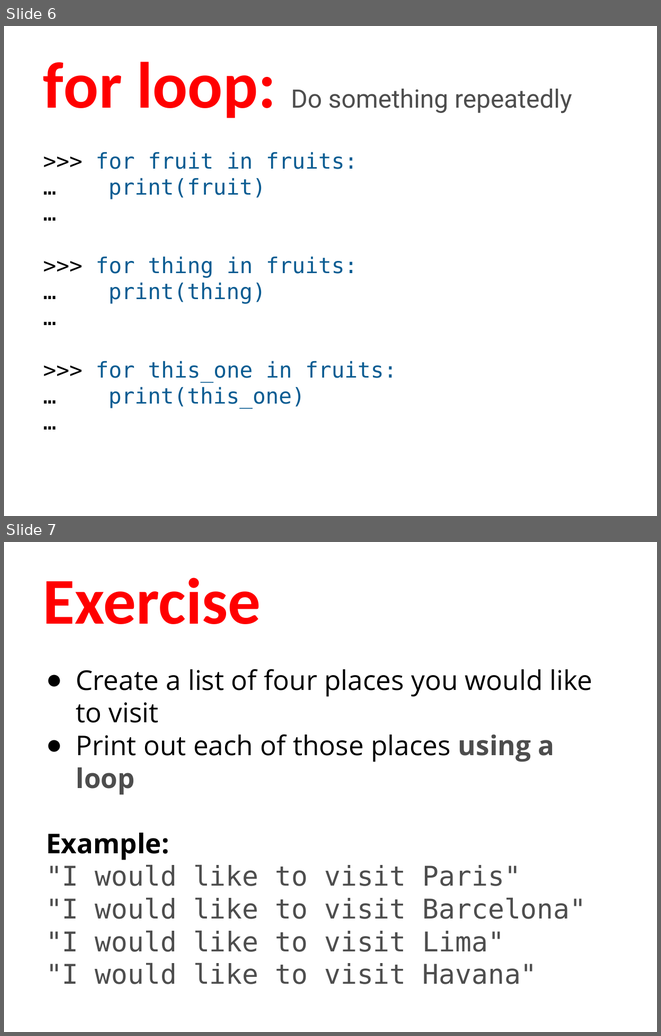
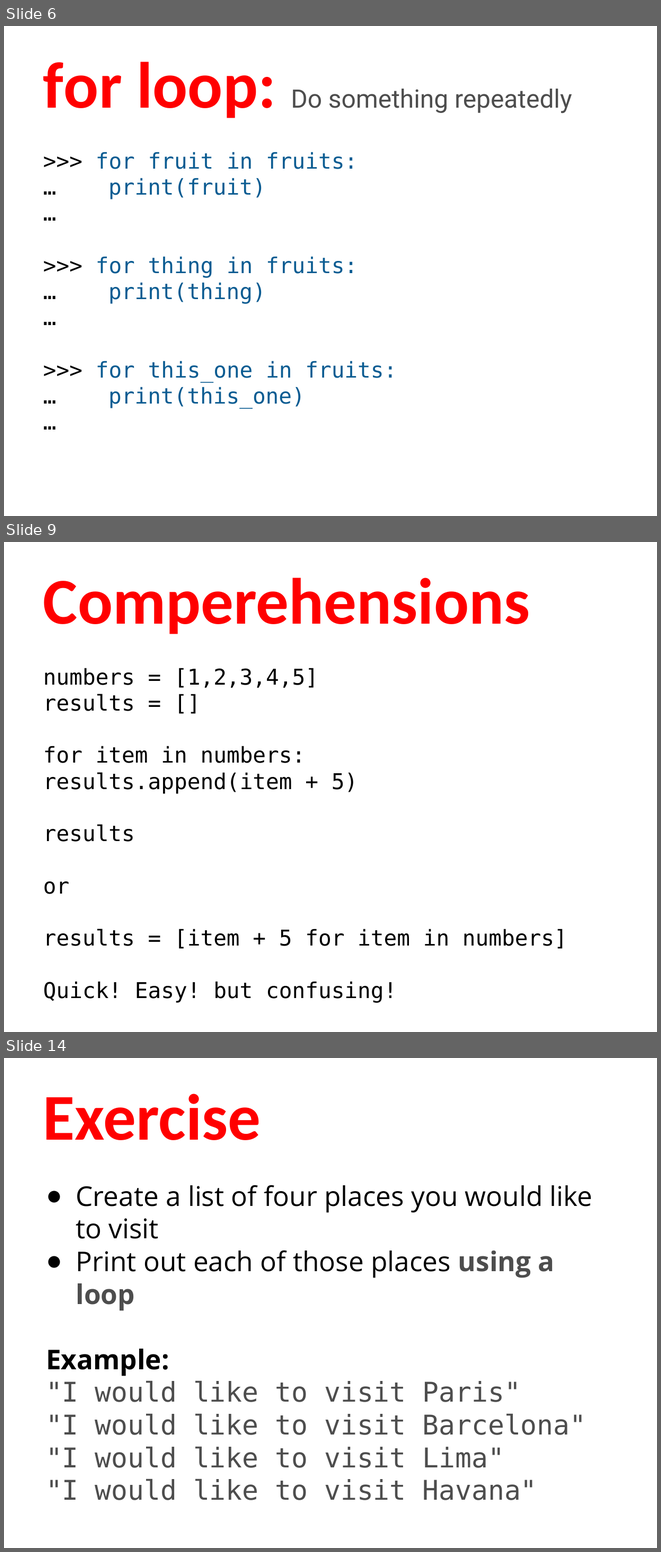
Before and after one commit to humanitiesprogramming/slides, a slide deck: 2017/python/B Done - ish/Python - Programming Concepts II.pptx. Shown one above the other, each under a label of ours: slides 6 and 7 before the commit, slides 6, 9 and 14 after it; the slides between them are not shown. The pictures are 661x1036 and 661x1552 pixels, drawn with LibreOffice and Linux fonts; fonts in the diff are those of the drawing. Boxes give left, top, right and bottom in pixels: in the first picture for what was removed or moved away, otherwise in the second. Text is boxed around its words. In the diff, an @@ line names an element or a change of style, - is before the commit and + after.

```diff
--- a/2017/python/B Done - ish/Python - Programming Concepts II.pptx
+++ b/2017/python/B Done - ish/Python - Programming Concepts II.pptx
@@ slide 9 added at [4,542,657,1032], background #FFFFFF @@
@@ title added at [43,578,530,634], 72 pt, text #FF0000, bold @@
+Comperehensions
@@ text added at [43,668,567,1003], 24 pt, text #000000 @@
+numbers = [1,2,3,4,5]
+results = []
+for item in numbers: results.append(item + 5)
+results
+or
+results = [item + 5 for item in numbers]
+Quick! Easy! but confusing!
@@ what was slide 7 is now slide 14 @@
```
Also in this commit, not shown: 6 other slides added.
